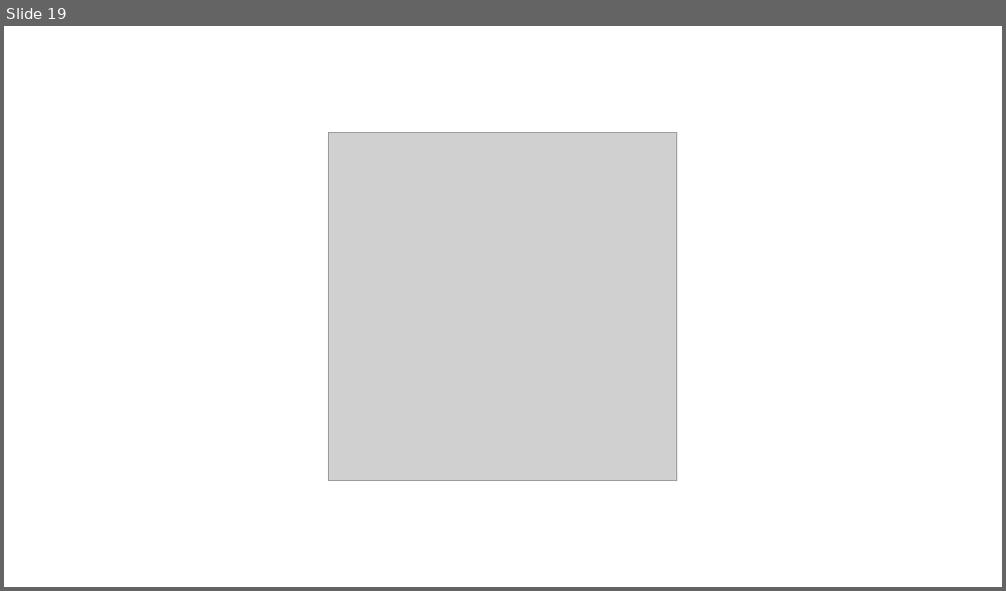
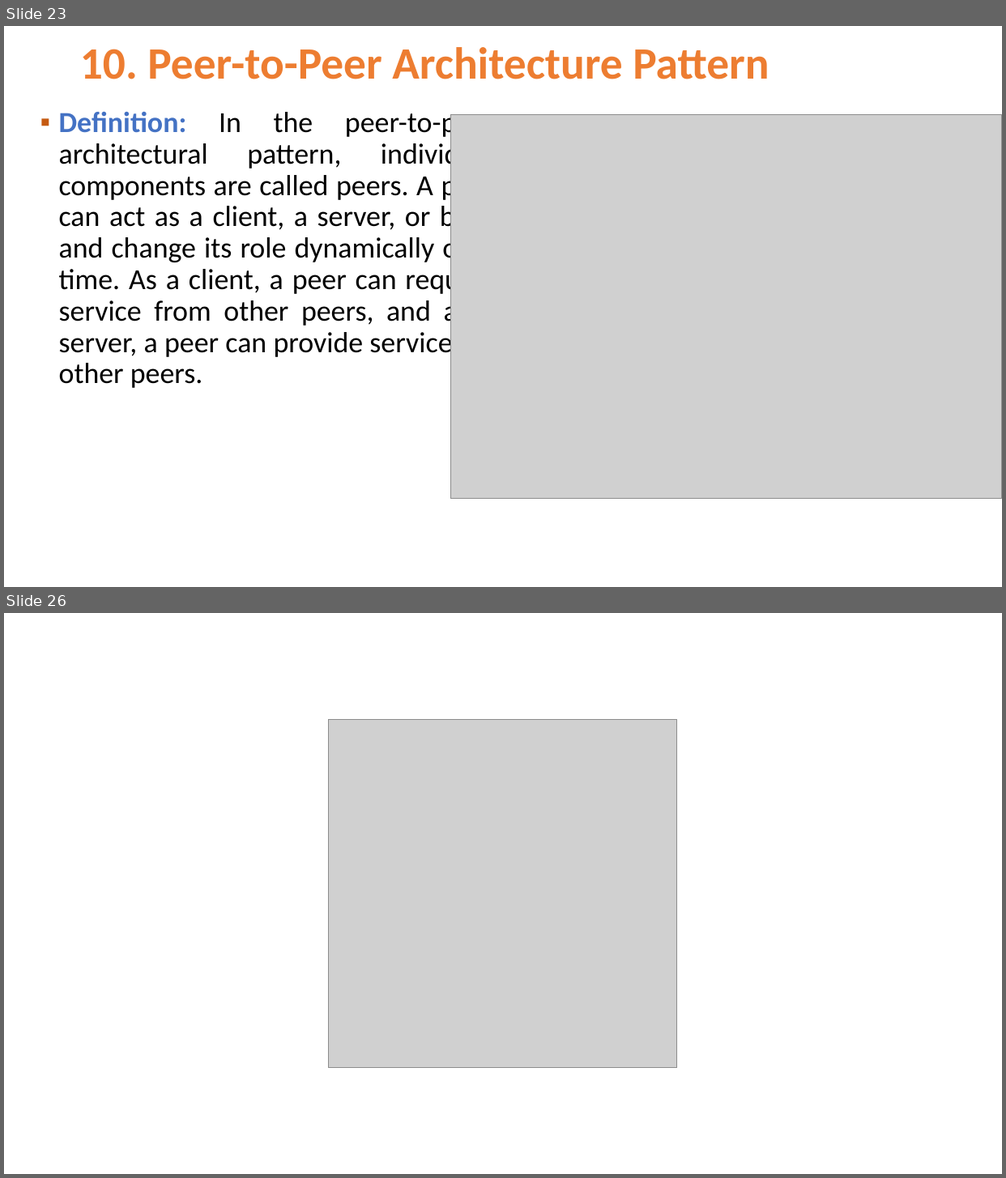
Before and after one commit to Jucer74/SoftwareArchitecture, a slide deck: Clases/04-ArchitecturalPatterns/SoftwareArchitecture-ArchitecturalPatterns.pptx. Shown one above the other, each under a label of ours: slide 19 before the commit, slides 23 and 26 after it; the slides between them are not shown. The pictures are 1006x591 and 1006x1178 pixels, drawn with LibreOffice and Linux fonts; fonts in the diff are those of the drawing; grey boxes stand for pictures; background and template pictures are left out. Boxes give left, top, right and bottom in pixels: in the first picture for what was removed or moved away, otherwise in the second. Text is boxed around its words. In the diff, an @@ line names an element or a change of style, - is before the commit and + after.

```diff
--- a/Clases/04-ArchitecturalPatterns/SoftwareArchitecture-ArchitecturalPatterns.pptx
+++ b/Clases/04-ArchitecturalPatterns/SoftwareArchitecture-ArchitecturalPatterns.pptx
@@ slide 23 added at bbox=[4, 26, 1002, 587], background #FFFFFF @@
@@ title added at bbox=[80, 47, 769, 79], 43.2 pt, text #ED7D31, bold @@
+10. Peer-to-Peer Architecture Pattern
@@ text added at bbox=[59, 112, 496, 388], 28 pt, text #000000 @@
+▪ Definition: In the peer-to-peer architectural pattern, individual components are called peers. A peer can act as a client, a server, or both and change its role dynamically over time. As a client, a peer can request service from other peers, and as a server, a peer can provide services to other peers.
@@ picture added at bbox=[451, 114, 1002, 499] @@
@@ what was slide 19 is now slide 26 @@
```
Also in this commit, not shown: 2 slides changed, 22 other slides added, 16 slides removed.
